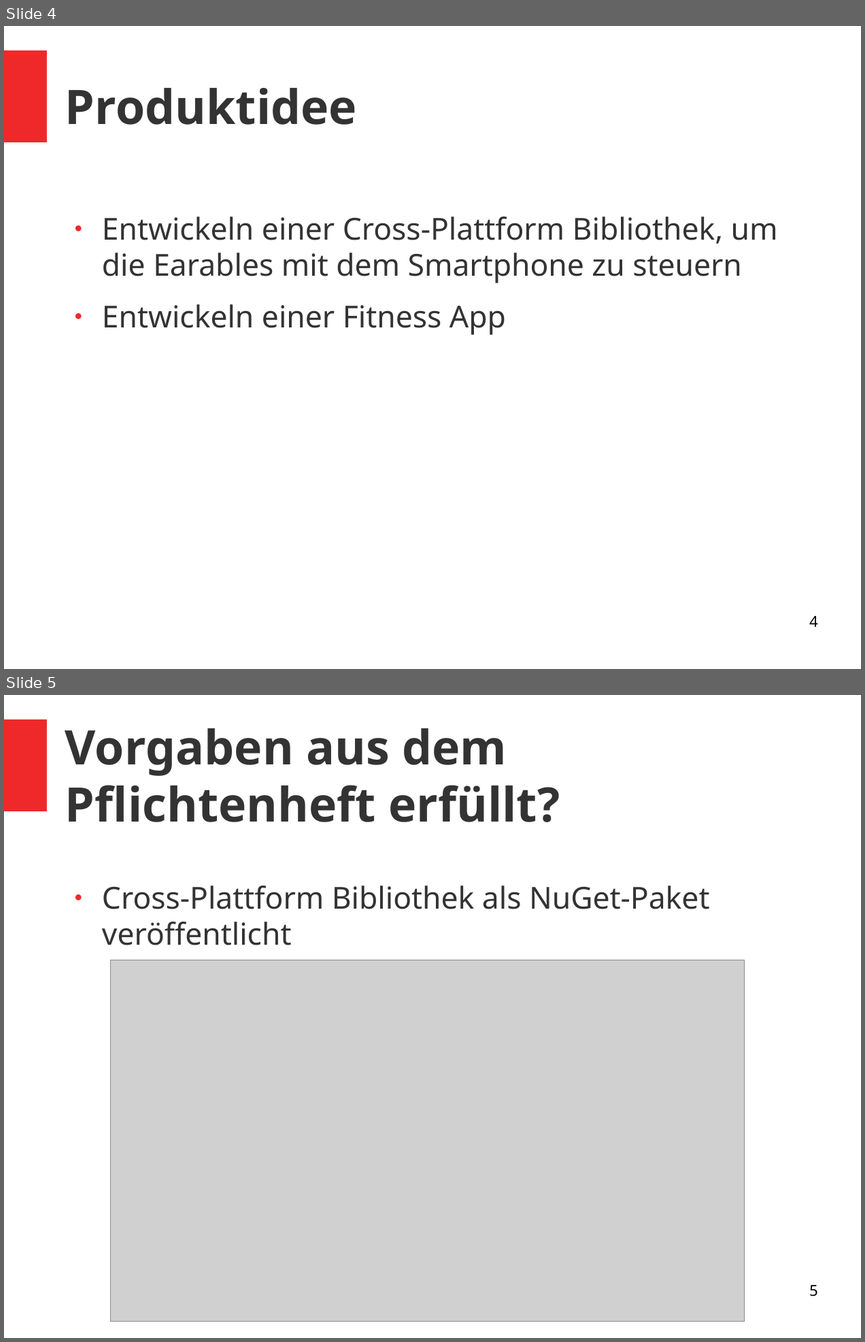
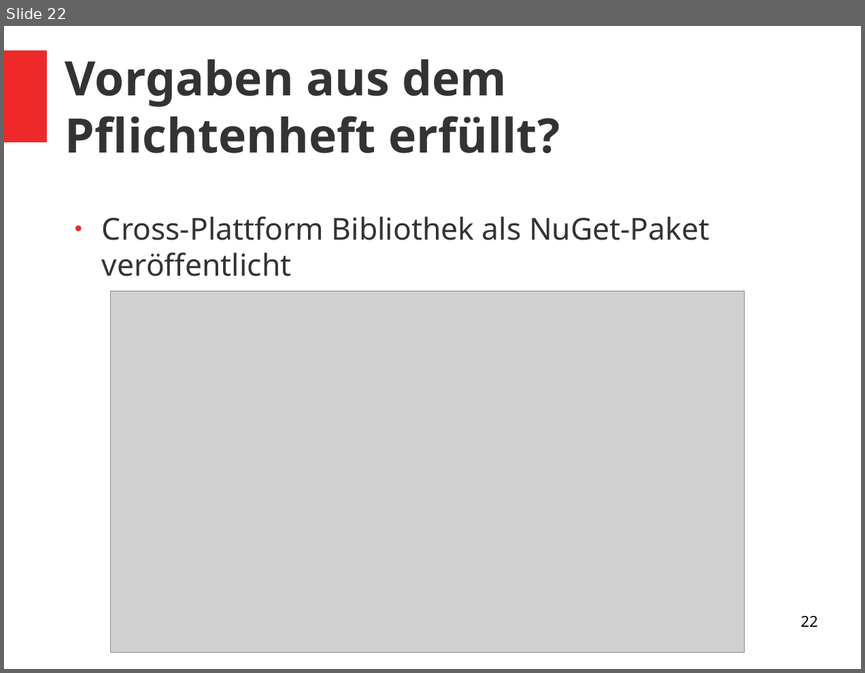
Before and after one commit to vlle1/dokumente-earablesKIT, a slide deck: Abschlusspräsi/Abschlusspräsi.odp. Shown one above the other, each under a label of ours: slides 4 and 5 before the commit, slide 22 after it. The pictures are 865x1342 and 865x673 pixels, drawn with LibreOffice and Linux fonts; fonts in the diff are those of the drawing; grey boxes stand for pictures. Boxes give left, top, right and bottom in pixels: in the first picture for what was removed or moved away, otherwise in the second. Text is boxed around its words. In the diff, an @@ line names an element or a change of style, - is before the commit and + after.

```diff
--- a/Abschlusspräsi/Abschlusspräsi.odp
+++ b/Abschlusspräsi/Abschlusspräsi.odp
@@ slide 4 removed at [4,26,861,669], background #FFFFFF; not listed: 1 template element that a slide beside it also shows @@
@@ title removed at [65,88,357,125] @@
-Produktidee
@@ text removed at [102,216,778,335] @@
-● Entwickeln einer Cross-Plattform Bibliothek, um die Earables mit dem Smartphone zu steuern
-● Entwickeln einer Fitness App
@@ page number removed at [809,616,818,626] @@
-4
@@ what was slide 5 is now slide 22 @@
@@ page number at [800,616,817,626]: text changed @@
-5
+22
```
Also in this commit, not shown: 7 slides changed, 13 slides added, 1 other slide removed, 7 other files.
